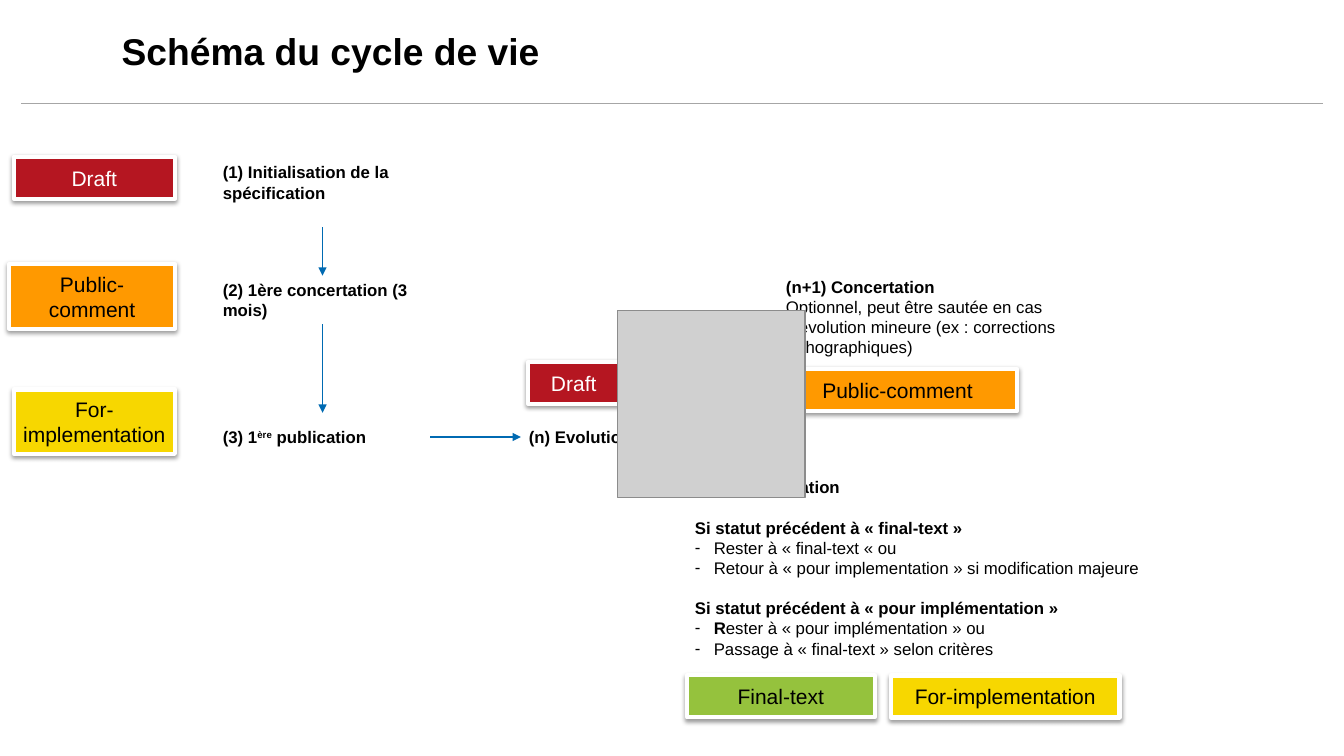
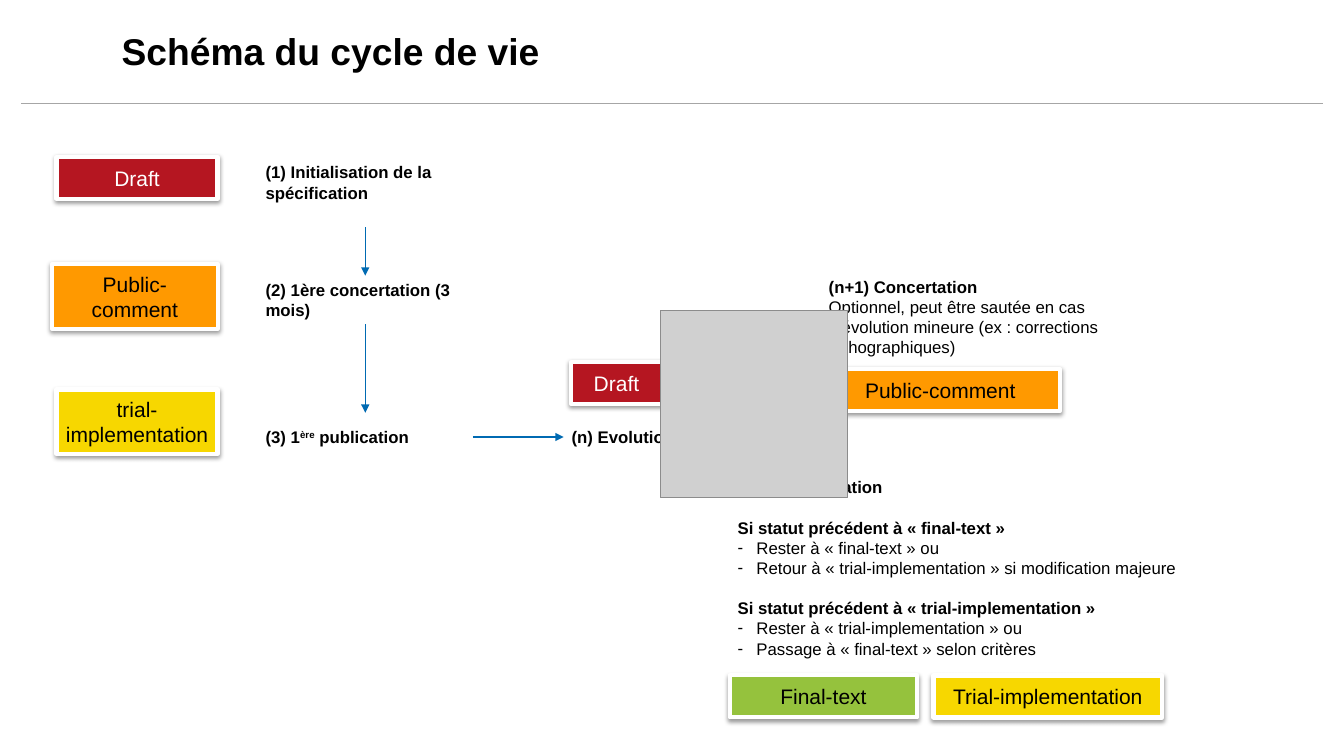
Before and after one commit to ansforge/CISIS-doctrine-gouvernance, a slide deck: slide 2 of docs/assets/docs/schema-cycle-de-vie.pptx. Drawn at 1344x756 pixels with LibreOffice and Linux fonts; fonts in the diff are those of the drawing; grey boxes stand for pictures; background and template pictures are left out. Boxes give left, top, right and bottom in pixels: in the first picture for what was removed or moved away, otherwise in the second. Text is boxed around its words. In the diff, an @@ line names an element or a change of style, - is before the commit and + after.

Commit message:
update cycle-de-vie and rm docs

```diff
--- a/docs/assets/docs/schema-cycle-de-vie.pptx
+++ b/docs/assets/docs/schema-cycle-de-vie.pptx
@@ 4 rectangles, 3 arrows, 1 text: place and size @@
-4 rectangles, 3 arrows, 1 text at (9, 156, 1139, 718)
+4 rectangles, 3 arrows, 1 text at (51, 156, 1176, 718)
@@ text in rectangle at (66, 401, 208, 447): text changed @@
-For-implementation
+trial-implementation
@@ text at (738, 541, 1176, 638): text changed @@
-– Rester à « final-text « ou
-– Retour à « pour implementation » si modification majeure
-Si statut précédent à « pour implémentation »
-– Rester à « pour implémentation » ou
+– Rester à « final-text » ou
+– Retour à « trial-implementation » si modification majeure
+Si statut précédent à « trial-implementation »
+– Rester à « trial-implementation » ou
@@ 5 texts, 3 rectangles, 1 picture: place and size @@
-5 texts, 3 rectangles, 1 picture at (223, 166, 1120, 718)
+5 texts, 3 rectangles, 1 picture at (266, 166, 1163, 718)
@@ text in rectangle at (953, 688, 1142, 709): text changed @@
-For-implementation
+Trial-implementation
```
Also in this commit, not shown: 4 other files.
